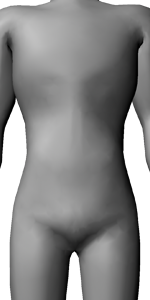
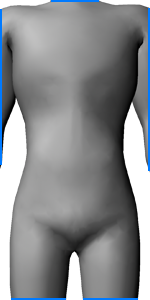
Two versions of the same layered image (150 x 300). Layer-by-layer changes:
added layer "Form 3 Kopie" above "Form 3" over (83, 298, 138, 300)
added layer "Form 3" above "Form 2 Kopie" over (11, 298, 66, 300)
added layer "Form 2 Kopie" above "Form 2" over (148, 8, 150, 171)
added layer "Form 2" above "Form 1" over (0, 9, 2, 165)
added layer "Form 1" above "Ebene 1" over (51, 0, 99, 2)
